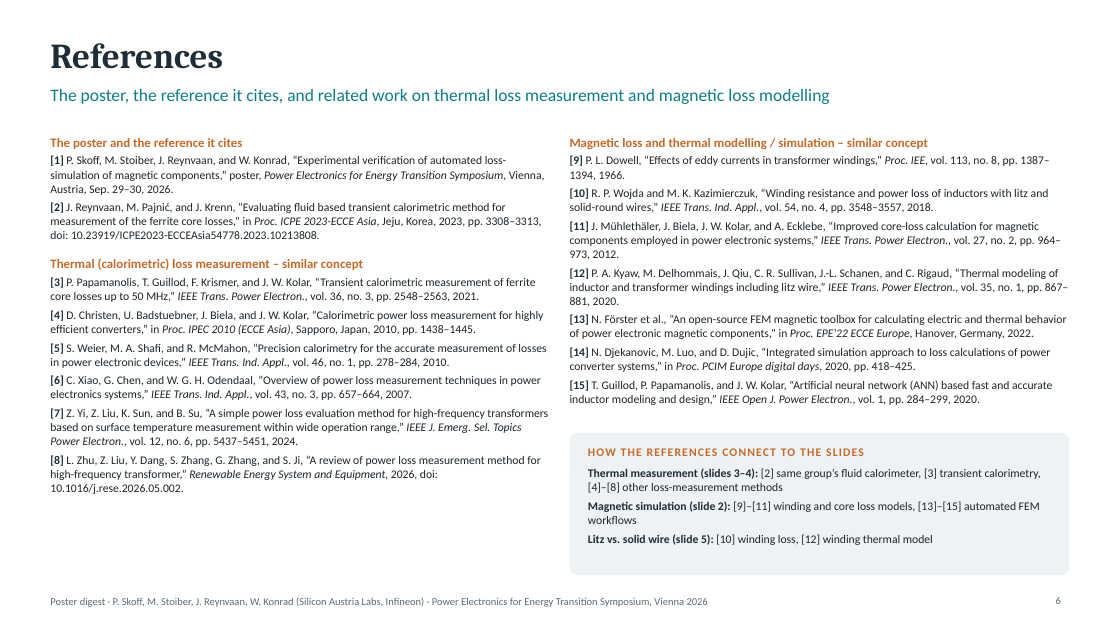
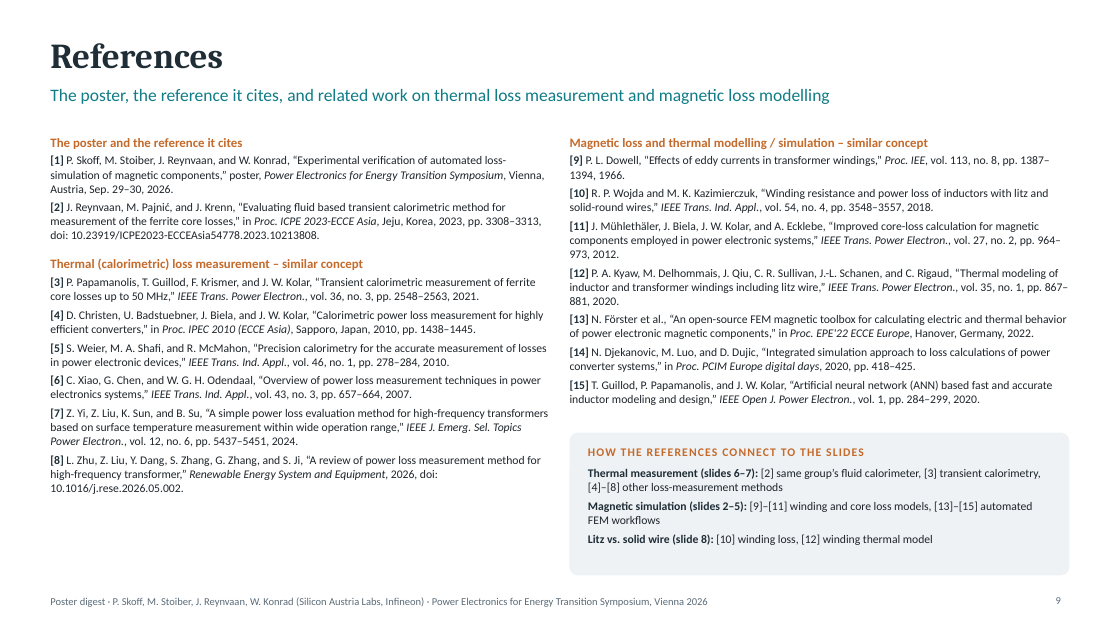
Before and after one commit to rashidkazemiii/hv-topology-reference, a slide deck: slide 9 of presentations/magnetics-loss-verification/Automated_Magnetics_Loss_Verification.pptx (slide 6 before the commit). Drawn at 1120x630 pixels with LibreOffice and Linux fonts; fonts in the diff are those of the drawing. Boxes give left, top, right and bottom in pixels: in the first picture for what was removed or moved away, otherwise in the second. Text is boxed around its words. In the diff, an @@ line names an element or a change of style, - is before the commit and + after.

```diff
--- a/presentations/magnetics-loss-verification/Automated_Magnetics_Loss_Verification.pptx
+++ b/presentations/magnetics-loss-verification/Automated_Magnetics_Loss_Verification.pptx
@@ text at box(588, 468, 1041, 545): text changed @@
-Thermal measurement (slides 3–4): [2] same group’s fluid calorimeter, [3] transient calorimetry, [4]–[8] other loss-measurement methods
-Magnetic simulation (slide 2): [9]–[11] winding and core loss models, [13]–[15] automated FEM workflows
-Litz vs. solid wire (slide 5): [10] winding loss, [12] winding thermal model
+Thermal measurement (slides 6–7): [2] same group’s fluid calorimeter, [3] transient calorimetry, [4]–[8] other loss-measurement methods
+Magnetic simulation (slides 2–5): [9]–[11] winding and core loss models, [13]–[15] automated FEM workflows
+Litz vs. solid wire (slide 8): [10] winding loss, [12] winding thermal model
@@ page number at box(1056, 597, 1061, 604): text changed @@
-6
+9
```
Also in this commit, not shown: 2 other slides changed, 3 slides added, 6 other files.
